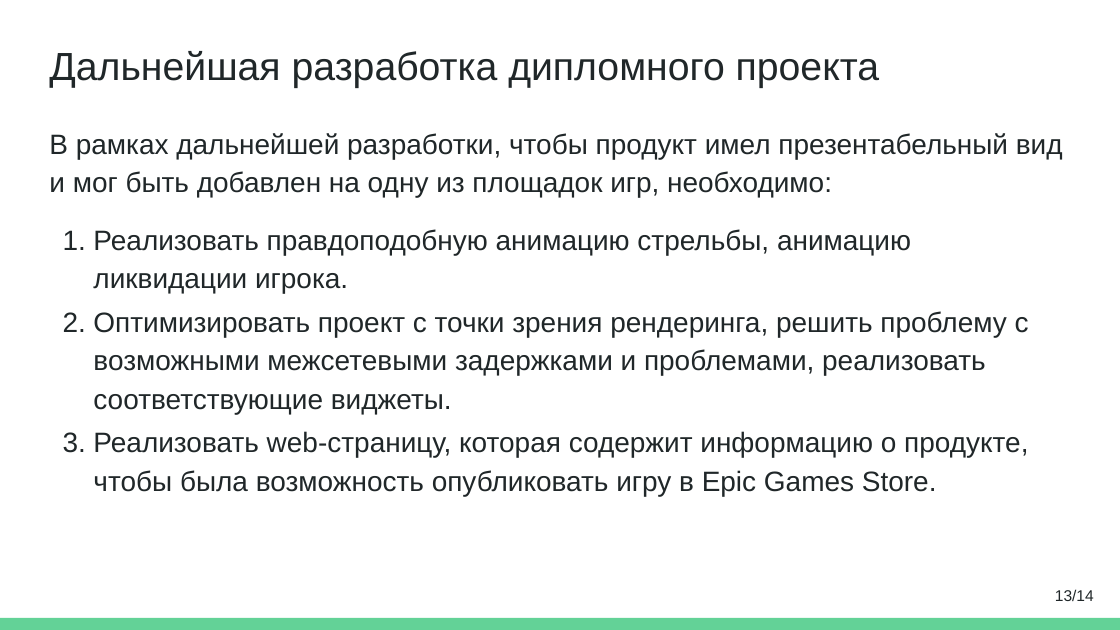
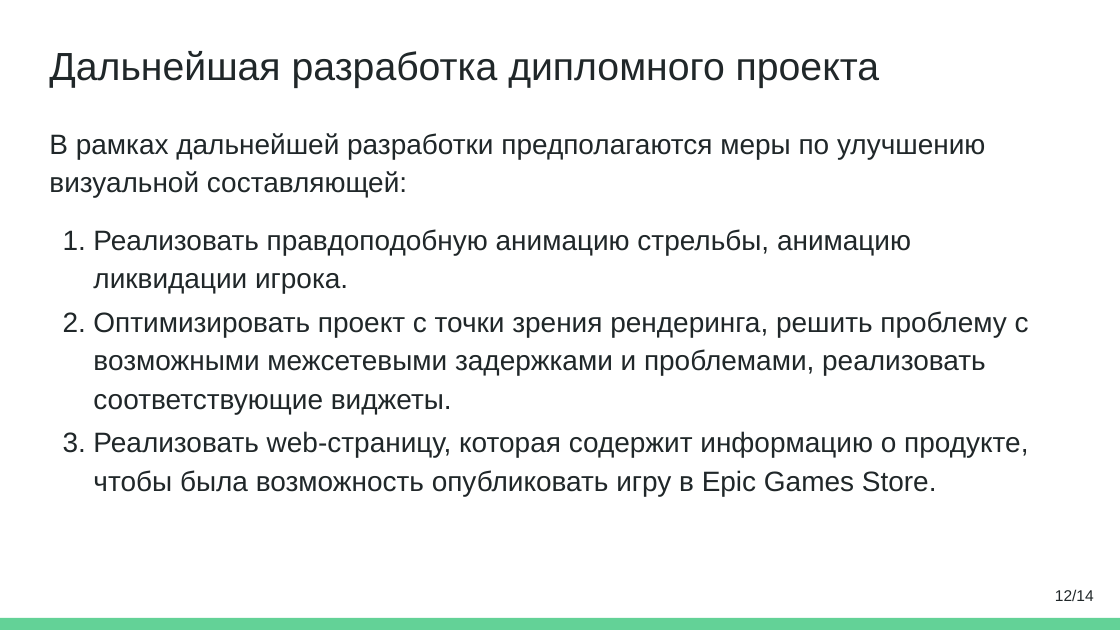
Before and after one commit to youngB0rrov/bmstu_doc, a slide deck: slide 12 of MMAPS/presentation/Интеграция_сетевых_компонентов_в_шаблон_многопользовательской_игры_.pptx (slide 13 before the commit). Drawn at 1120x630 pixels with LibreOffice and Linux fonts; fonts in the diff are those of the drawing. Boxes give left, top, right and bottom in pixels: in the first picture for what was removed or moved away, otherwise in the second. Text is boxed around its words. In the diff, an @@ line names an element or a change of style, - is before the commit and + after.

```diff
--- a/MMAPS/presentation/Интеграция_сетевых_компонентов_в_шаблон_многопользовательской_игры_.pptx
+++ b/MMAPS/presentation/Интеграция_сетевых_компонентов_в_шаблон_многопользовательской_игры_.pptx
@@ text at bbox=[49, 133, 985, 198]: text changed @@
-В рамках дальнейшей разработки, чтобы продукт имел презентабельный вид и мог быть добавлен на одну из площадок игр, необходимо:
+В рамках дальнейшей разработки предполагаются меры по улучшению визуальной составляющей:
@@ page number at bbox=[1055, 589, 1094, 601]: text changed @@
-13/14
+12/14
```
Also in this commit, not shown: 4 other slides changed, 1 slide removed.
